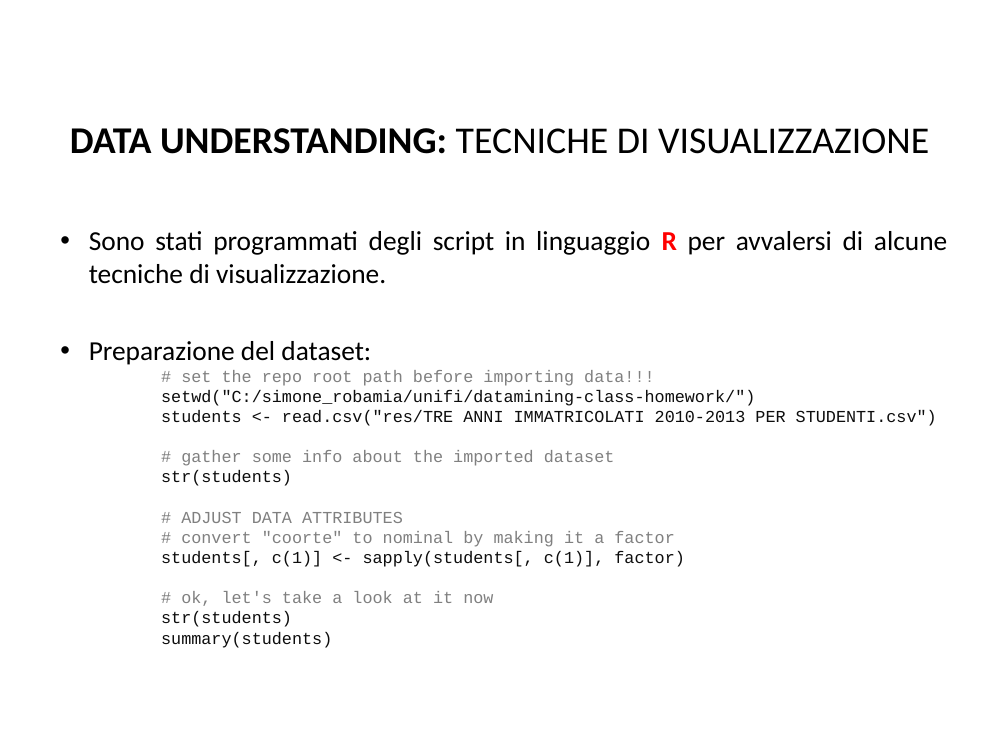
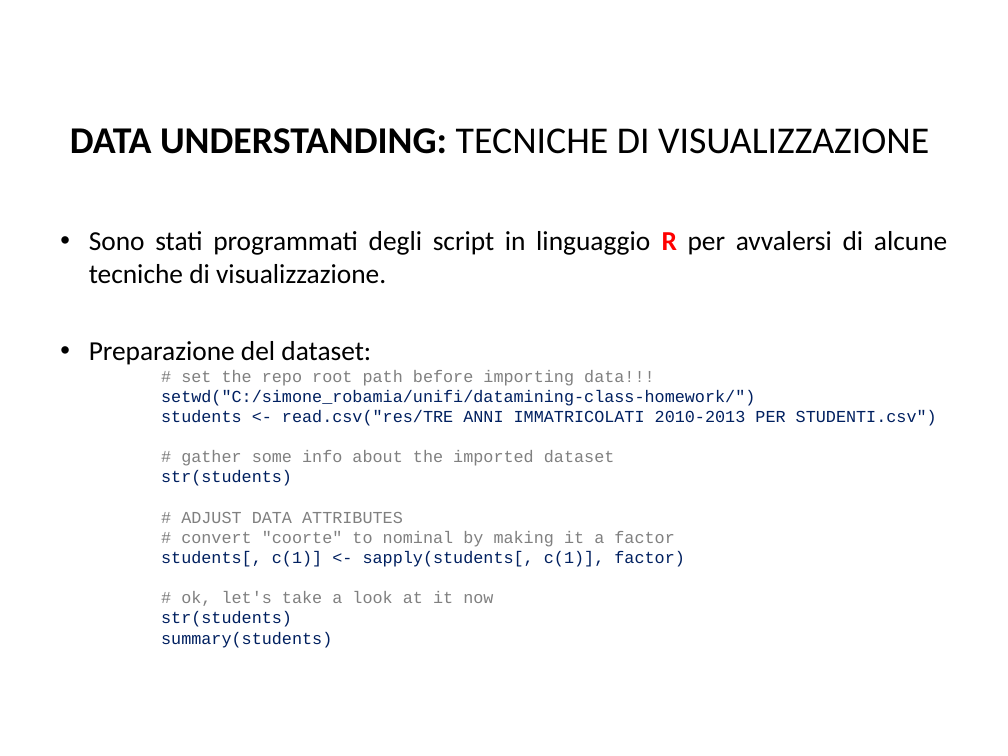
Before and after one commit to BlacknDecker/unifi, a slide deck: slide 4 of relazione.pptx. Drawn at 1008x756 pixels with LibreOffice and Linux fonts; fonts in the diff are those of the drawing; background and template pictures are left out. Boxes give left, top, right and bottom in pixels: in the first picture for what was removed or moved away, otherwise in the second. Text is boxed around its words. In the diff, an @@ line names an element or a change of style, - is before the commit and + after.

```diff
--- a/relazione.pptx
+++ b/relazione.pptx
@@ text at (x1=161, y1=390, x2=937, y2=648): text colour #0D0D0D to #002060 in "setwd("C:/simone_robamia/unifi/datamining-class-homework/")", "students <- read.csv("res/TRE ANNI IMMATRICOLATI 2010-2013 P ...", "str(students)", "students[, c(1)] <- sapply(students[, c(1)], factor)" and 2 more places @@
```
Also in this commit, not shown: 1 other slide changed, 3 slides added.
